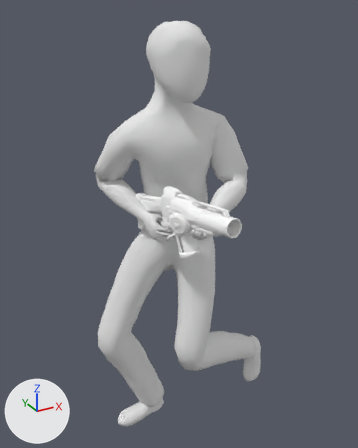
Renders of the Blender file BlendFiles/Guy/Animation/SuperGuy_Anim_SideStep_Right.blend from each side of a commit.
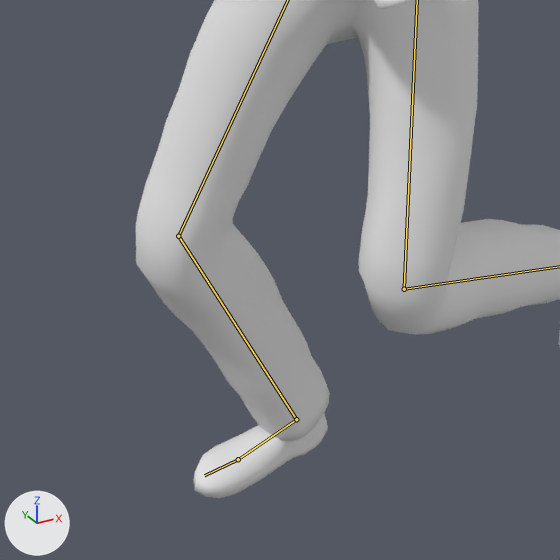
There are two pictures of each version: one whole from a 50 mm camera at (-14.0, -24.4, 29.0) aimed at (-0.1, 0.9, 16.3), one close up on the part from 14% to 68% of the width and 57% to 100% of the height. Every picture has the same lights, and +X, +Y and +Z are marked at lower left. Both versions are drawn at frame 7 of the action 'ArmatureAction'; the numbers are the values there. The bones that bend it are drawn over the model as lines in the close-ups.

Names of what the first close-up shows: 'Guy_LowPoly'.
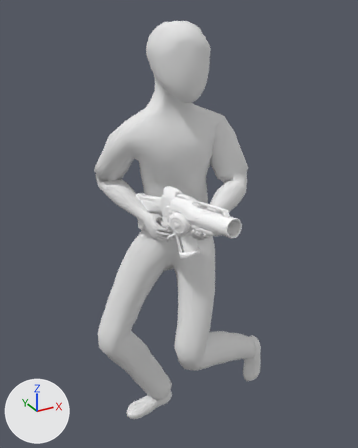
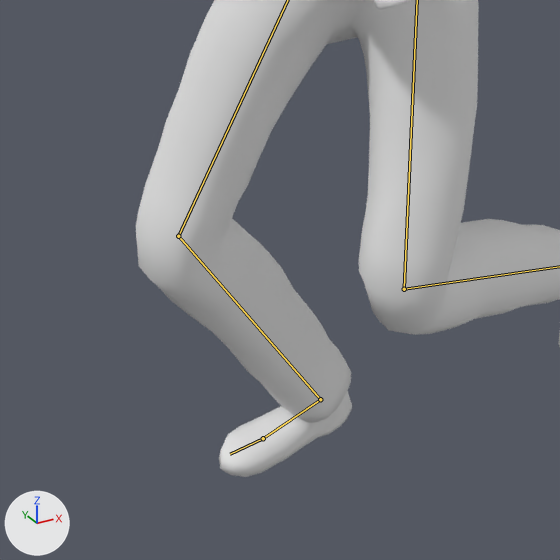
Edits to the scene script, one JSON object a line:
```json
{"block": "bone_lowerleg_r", "where": "bone_lowerleg_r = bpy.data.objects['Armature'].pose.bones['LowerLeg.R']  # child of 'UpperLeg.R'"}
{"op": "set", "path": "bone_lowerleg_r.rotation_quaternion", "old": "(0.94, 0.214, 0.041, 0.263)", "new": "(0.921, 0.243, 0.037, 0.301)", "note": "degrees (25, -2, 31) -> degrees (28, -4, 35)"}
{"block": "bone_foot_r", "where": "bone_foot_r = bpy.data.objects['Armature'].pose.bones['Foot.R']  # child of 'LowerLeg.R'"}
{"op": "set", "path": "bone_foot_r.rotation_quaternion", "old": "(0.952, 0.159, -0.029, -0.258)", "new": "(0.942, 0.208, -0.047, -0.26)", "note": "degrees (19, 2, -30) -> degrees (25, 1, -31)"}
```

Pixel boxes [x1, y1, x2, y2] of what changed, in the close-ups (560 x 560 px):
```json
{"object": "Guy_LowPoly", "change": "posed", "before": [136, 0, 560, 498], "after": [136, 0, 560, 477]}
{"bone": "LowerLeg.R", "before": "(178, 236) to (296, 419)", "after": "(178, 236) to (320, 399)"}
{"bone": "Foot.R", "before": "(296, 419) to (238, 459)", "after": "(320, 399) to (263, 438)"}
```
